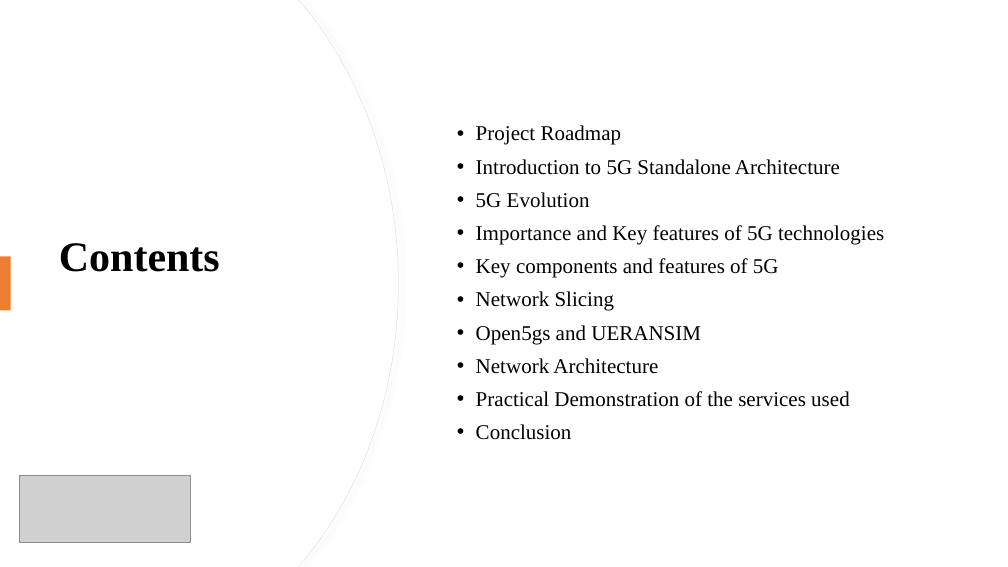
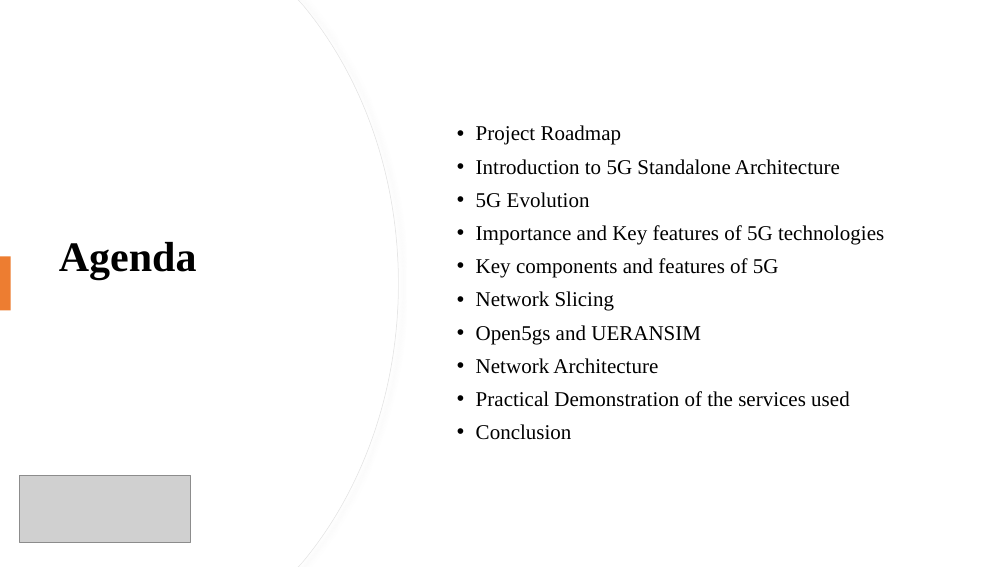
Before and after one commit to kushalprakash6/Standalone-5G-netowrk-simulation, a slide deck: slide 2 of Presentation/Presentation team_entropy.pptx. Drawn at 1008x567 pixels with LibreOffice and Linux fonts; fonts in the diff are those of the drawing; grey boxes stand for pictures. Boxes give left, top, right and bottom in pixels: in the first picture for what was removed or moved away, otherwise in the second. Text is boxed around its words. In the diff, an @@ line names an element or a change of style, - is before the commit and + after.

```diff
--- a/Presentation/Presentation team_entropy.pptx
+++ b/Presentation/Presentation team_entropy.pptx
@@ title at (59,242,197,279): text changed @@
-Contents
+Agenda
```
Also in this commit, not shown: 3 other slides changed, 1 slide added, 17 slides removed.
